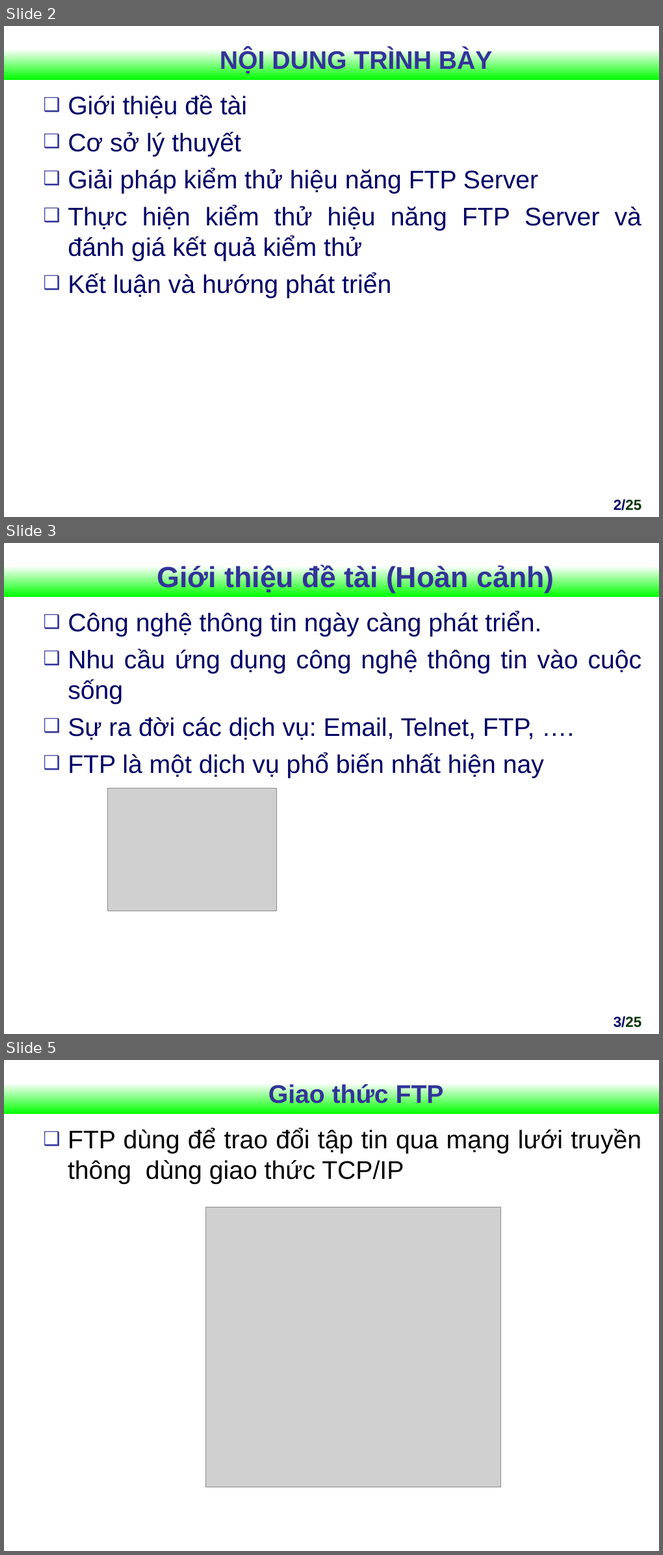
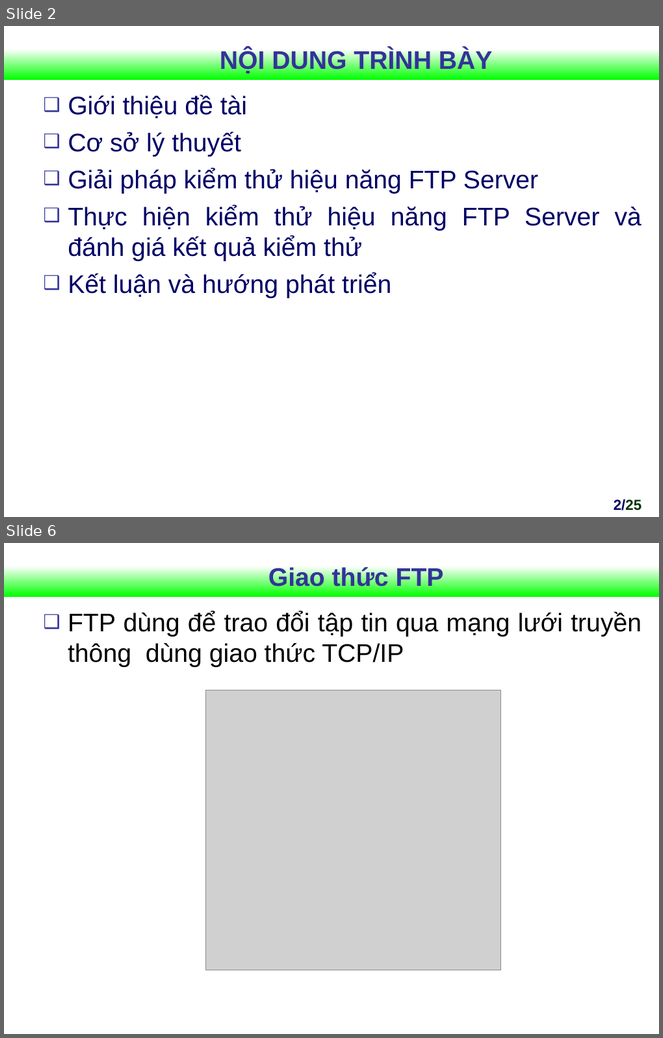
Before and after one commit to Vunb/luanvantotnghiephakhue, a slide deck: Document_luanvan/Slide_HKhue.ppt. Shown one above the other, each under a label of ours: slides 2, 3 and 5 before the commit, slides 2 and 6 after it; the slides between them are not shown. The pictures are 663x1555 and 663x1038 pixels, drawn with LibreOffice and Linux fonts; fonts in the diff are those of the drawing; grey boxes stand for pictures; background and template pictures are left out. Boxes give left, top, right and bottom in pixels: in the first picture for what was removed or moved away, otherwise in the second. Text is boxed around its words. In the diff, an @@ line names an element or a change of style, - is before the commit and + after.

```diff
--- a/Document_luanvan/Slide_HKhue.ppt
+++ b/Document_luanvan/Slide_HKhue.ppt
@@ slide 3 removed at bbox=[4, 543, 659, 1034], background #FFFFFF; not listed: 1 template element that a slide beside it also shows @@
@@ title removed at bbox=[157, 564, 554, 593] @@
-Giới thiệu đề tài (Hoàn cảnh)
@@ text removed at bbox=[68, 611, 642, 778] @@
-❑ Công nghệ thông tin ngày càng phát triển.
-❑ Nhu cầu ứng dụng công nghệ thông tin vào cuộc sống
-❑ Sự ra đời các dịch vụ: Email, Telnet, FTP, ….
-❑ FTP là một dịch vụ phổ biến nhất hiện nay
@@ picture removed at bbox=[107, 789, 276, 911] @@
@@ page number removed at bbox=[614, 1016, 642, 1028] @@
-3/25
@@ what was slide 5 is now slide 6 @@
```
Also in this commit, not shown: 2 slides changed, 2 slides added.
